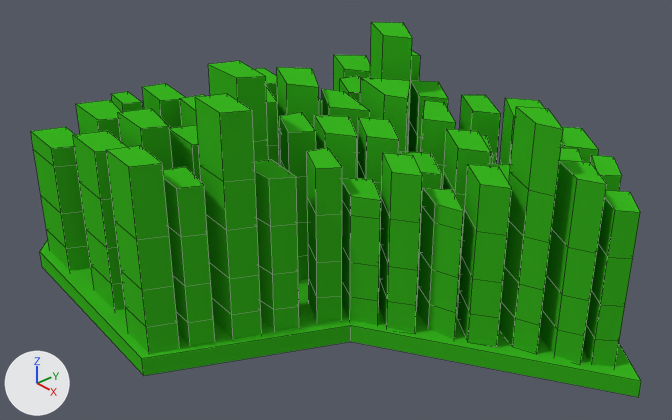
What one commit did to the Blender file app/models/races/bulrushes.blend.
One viewpoint serves both versions: a 50 mm camera at (1.697, -1.465, 1.449) aimed at (0.129, -0.082, 0.389). Lighting does not change. The marker at lower left points along +X, +Y and +Z. Mesh edges are drawn as thin lines.

Script lines for the objects in view, before the commit:
```python
mat_bulrushes = diffuse_material('Bulrushes')
mat_bulrushes.base_color = (0.0409, 0.468, 0.0144)  # green #39b620
me_mesh_003 = bpy.data.meshes.new('Mesh.003')
me_mesh_003.from_pydata(...)  # 970 vertices, 871 faces; spans x -0.507..0.824, y -0.634..0.537, z 0.022..0.756
me_mesh_003.materials.append(mat_bulrushes)  # green #39b620
ob_bulrushes = bpy.data.objects.new('bulrushes', me_mesh_003)
ob_bulrushes.location = (0.0, 0.0, 0.0)
```
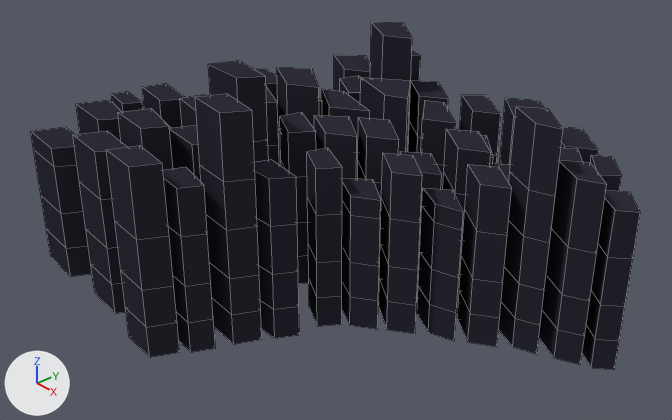
The change, as a diff of the scene's bpy script:
```diff
--- a/app/models/races/bulrushes.blend.py
+++ b/app/models/races/bulrushes.blend.py
@@ mat_bulrushes @@
 mat_bulrushes = diffuse_material('Bulrushes')
-mat_bulrushes.base_color = (0.0409, 0.468, 0.0144)  # green #39b620
+mat_bulrushes.base_color = (0.0273, 0.0262, 0.0395)  # black #2e2d38
@@ me_mesh_003 @@
 me_mesh_003.from_pydata(...)  # 970 vertices, 871 faces; spans x -0.507..0.824, y -0.634..0.537, z 0.022..0.756
 # used by ob_bulrushes; location = (0.0, 0.0, 0.0)
+# me_mesh_003 part 1: the loose piece of 14 vertices spanning x -0.507..0.824, y -0.634..0.537, z 0.022..0.246 is deleted
 me_mesh_003.materials.append(mat_bulrushes)
```

Pixel boxes (x1, y1, x2, y2) of what changed, in the pictures (672 x 420 px):
'bulrushes', recoloured, reshaped (green to black, 7% shorter)
    before: (31, 22, 641, 397)
    after: (31, 22, 640, 369)
part 1 of me_mesh_003, deleted (green)
    before: (40, 240, 641, 397)
